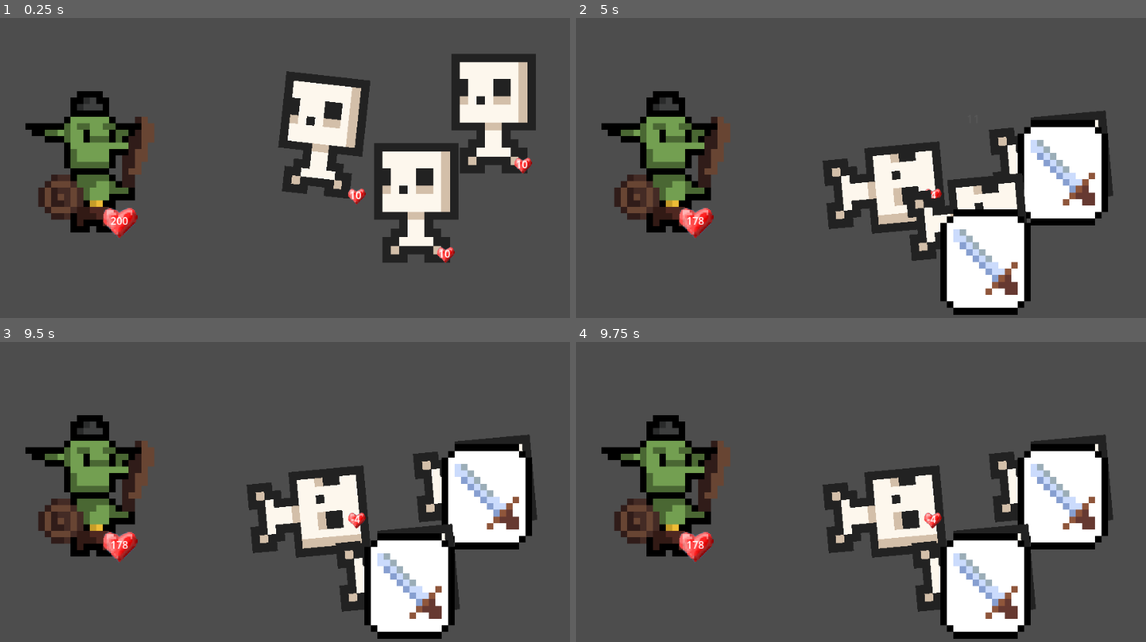
Above: before the commit, frames 1-4 (two rows, left to right).
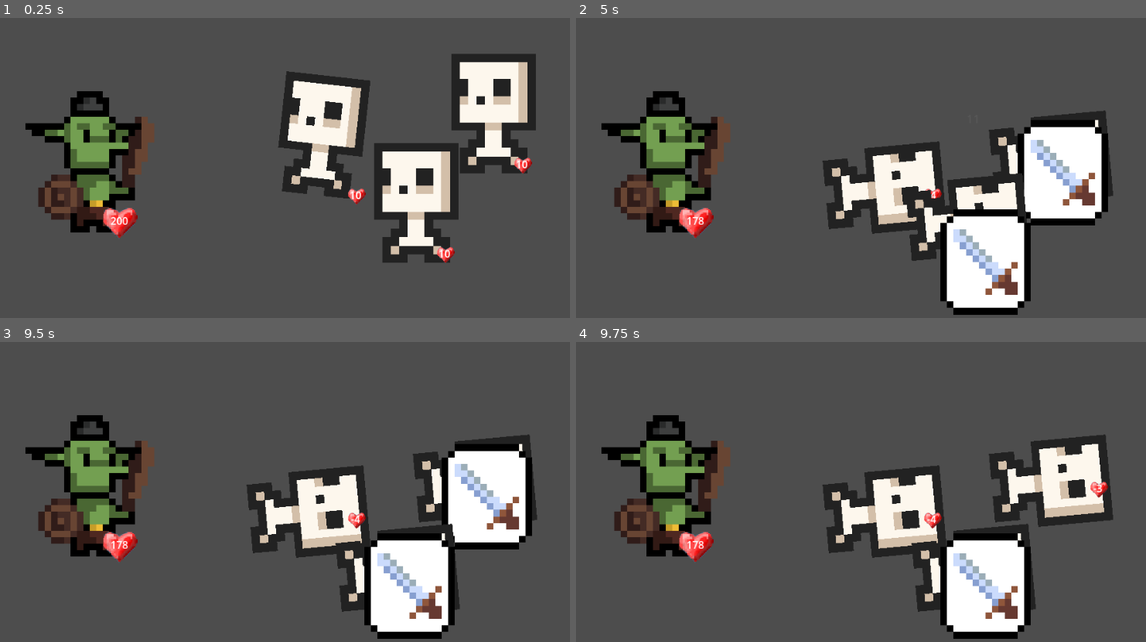
Above: after the commit, the same moments.

Repository: jakmik2/rogue-cards
Game: Godot game, scene res://scenes/Main.tscn
Two runs of this game, one before a commit and one after it. Both use one fixed random seed, a clock stepped at 60 frames per second and the inputs below.
Inputs (mouse positions are in pixels of both pictures, inside the frame that each line leads up to):
- Up to frame 1 (0.25 s): no input
- Up to frame 2 (5 s): move the mouse to (975, 126) at 0.52 s; click (975, 126) at 0.67 s; move the mouse to (712, 162) at 1.27 s; click (712, 162) at 1.42 s; move the mouse to (900, 69) at 2.02 s; click (900, 69) at 2.17 s; move the mouse to (804, 213) at 2.77 s; click (804, 213) at 2.92 s; move the mouse to (1020, 198) at 3.52 s; click (1020, 198) at 3.67 s; move the mouse to (650, 93) at 4.27 s; click (650, 93) at 4.42 s
- Up to frame 3 (9.5 s): move the mouse to (290, 468) at 5.02 s; click (290, 468) at 5.17 s; tap Enter at 5.75, 7.25, 8.75 s; move the mouse to (165, 381) at 5.77 s; click (165, 381) at 5.92 s; tap Space at 6.5, 8 s; move the mouse to (399, 450) at 6.52 s; click (399, 450) at 6.67 s; move the mouse to (136, 486) at 7.27 s; click (136, 486) at 7.42 s; move the mouse to (324, 393) at 8.02 s; click (324, 393) at 8.17 s; move the mouse to (228, 537) at 8.77 s; click (228, 537) at 8.92 s
- Up to frame 4 (9.75 s): tap Space at 9.5 s; move the mouse to (1020, 522) at 9.52 s; click (1020, 522) at 9.67 s

Frames 1-3 are identical in both runs. In frame 4, 4.0% of the frame differs, in the area x 77-94%, y 33-70%.

Commit message:
clicky clicky

Diff:
--- a/Loot.gd
+++ /dev/null
@@ -1,11 +0,0 @@
-extends Node2D
-
-
-# Called when the node enters the scene tree for the first time.
-func _ready():
-	pass # Replace with function body.
-
-
-# Called every frame. 'delta' is the elapsed time since the previous frame.
-func _process(delta):
-	pass
--- a/scenes/Loot.tscn
+++ b/scenes/Loot.tscn
@@ -1,18 +1,10 @@
-[gd_scene load_steps=4 format=3]
+[gd_scene load_steps=3 format=3 uid="uid://bap6ub76sggmi"]
 
 [ext_resource type="Texture2D" uid="uid://bw06vccb7n5m6" path="res://sprites/loot-drop.png" id="1_0so0q"]
-[ext_resource type="Script" path="res://Loot.gd" id="1_f5i0i"]
-
-[sub_resource type="RectangleShape2D" id="RectangleShape2D_8idy1"]
-size = Vector2(140, 160)
+[ext_resource type="Script" path="res://scripts/Loot.gd" id="1_r27pn"]
 
 [node name="Loot" type="Node2D"]
-script = ExtResource("1_f5i0i")
+script = ExtResource("1_r27pn")
 
 [node name="Sprite2D" type="Sprite2D" parent="."]
 texture = ExtResource("1_0so0q")
-
-[node name="Area2D" type="Area2D" parent="."]
-
-[node name="CollisionShape2D" type="CollisionShape2D" parent="Area2D"]
-shape = SubResource("RectangleShape2D_8idy1")
--- a/scenes/Main.tscn
+++ b/scenes/Main.tscn
@@ -1,8 +1,9 @@
-[gd_scene load_steps=4 format=3 uid="uid://bqivgqmx1twp3"]
+[gd_scene load_steps=5 format=3 uid="uid://bqivgqmx1twp3"]
 
 [ext_resource type="PackedScene" uid="uid://cjukxsdcdjk47" path="res://scenes/skele.tscn" id="1_6ju06"]
 [ext_resource type="Script" path="res://scripts/Arena.gd" id="1_8l2me"]
 [ext_resource type="PackedScene" uid="uid://dg6opfstej5al" path="res://scenes/PlayerCharacter.tscn" id="2_j7410"]
+[ext_resource type="PackedScene" uid="uid://cpnxkmx8e38ey" path="res://scenes/UI/Inventory.tscn" id="4_5f2al"]
 
 [node name="Main" type="Node2D"]
 script = ExtResource("1_8l2me")
@@ -25,3 +26,7 @@
 [node name="PlayerCharacter" parent="." instance=ExtResource("2_j7410")]
 position = Vector2(222, 406)
 health = 200
+
+[node name="UI" type="CanvasLayer" parent="."]
+
+[node name="Inventory" parent="UI" instance=ExtResource("4_5f2al")]
--- /dev/null
+++ b/scenes/UI/Inventory.tscn
@@ -0,0 +1,6 @@
+[gd_scene load_steps=2 format=3 uid="uid://cpnxkmx8e38ey"]
+
+[ext_resource type="Script" path="res://scripts/Inventory.gd" id="1_v884c"]
+
+[node name="Inventory" type="Node2D"]
+script = ExtResource("1_v884c")
--- a/scripts/BaseEntity.gd
+++ b/scripts/BaseEntity.gd
@@ -57,6 +57,7 @@
 
 func spawn_loot(loot_id):
 	var new_loot = scene.instantiate()
+	new_loot.loot_code = loot_id
 	add_child(new_loot)
 
 func attempt_attack() -> int:
--- /dev/null
+++ b/scripts/Inventory.gd
@@ -0,0 +1,10 @@
+extends Node2D
+
+const INV_SLOTS = 10
+
+
+var inventory = {0:'W0', 1:'N0', 2:'N0', 3:'N0', 4:'N0',
+					5:'N0', 6:'N0', 7:'N0', 8:'N0', 9:'N0'}
+
+func add_item(item_code):
+	pass
--- /dev/null
+++ b/scripts/Loot.gd
@@ -0,0 +1,22 @@
+extends Node2D
+
+
+var loot_code
+
+
+# Called when the node enters the scene tree for the first time.
+func _ready():
+	pass # Replace with function body.
+
+
+# Called every frame. 'delta' is the elapsed time since the previous frame.
+func _process(delta):
+	pass
+
+
+func _input(event):
+	if event is InputEventMouseButton and event.pressed and event.button_index == MOUSE_BUTTON_LEFT:
+		if $Sprite2D.get_rect().has_point(to_local(event.position)):
+			print(self.loot_code)
+
+			self.queue_free()
